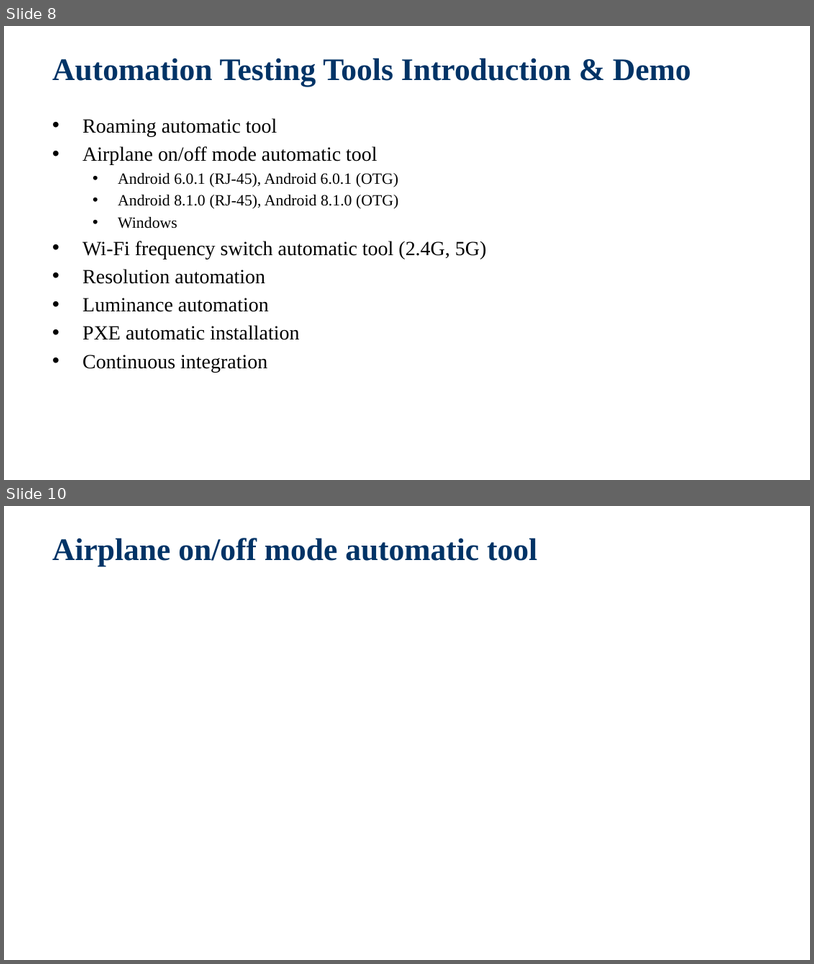
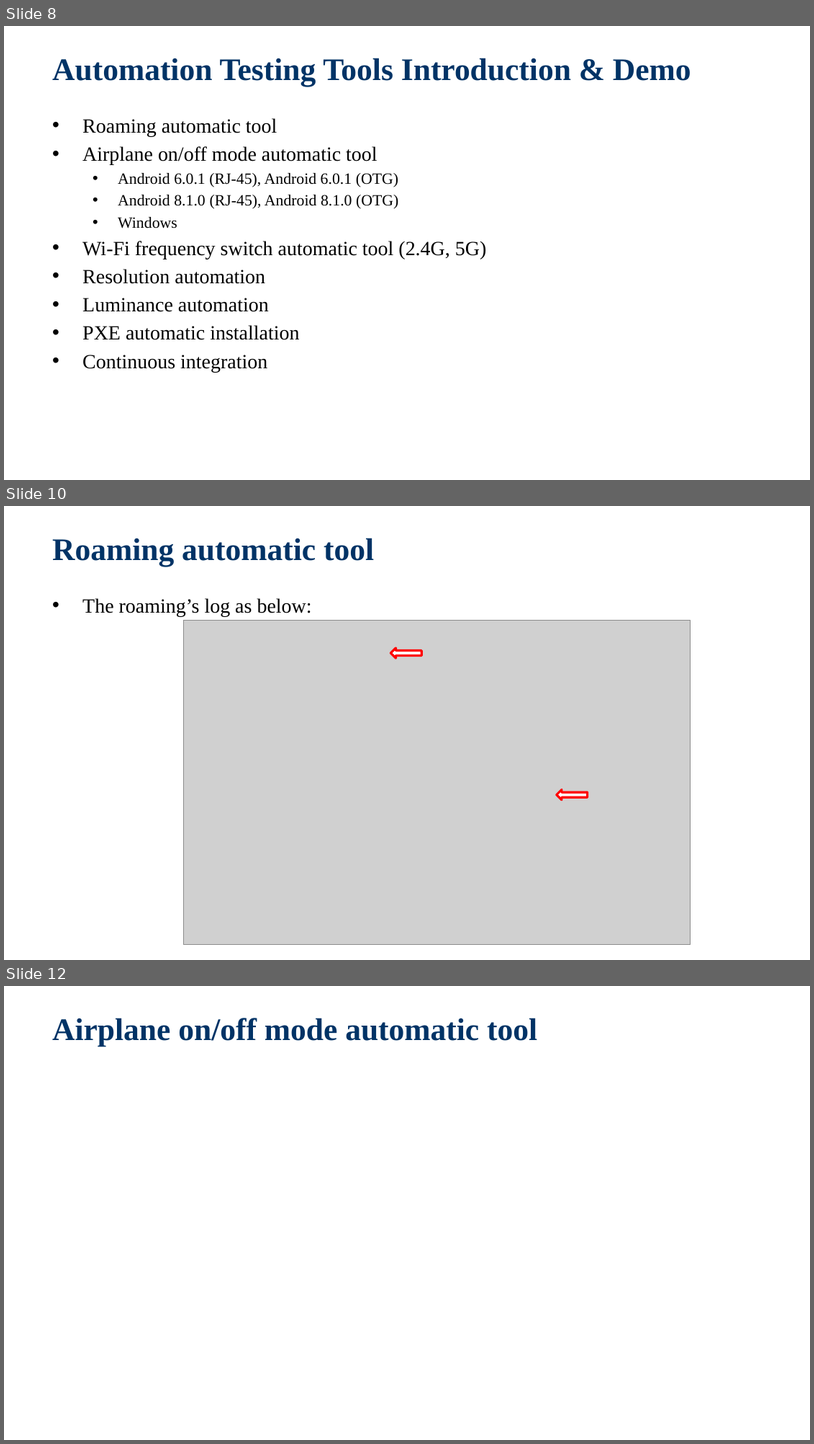
Before and after one commit to jackiejay888/automation, a slide deck: kpi/Test Automation_Demo.pptx. Shown one above the other, each under a label of ours: slides 8 and 10 before the commit, slides 8, 10 and 12 after it; the slides between them are not shown. The pictures are 814x964 and 814x1444 pixels, drawn with LibreOffice and Linux fonts; fonts in the diff are those of the drawing; grey boxes stand for pictures; background and template pictures are left out. Boxes give left, top, right and bottom in pixels: in the first picture for what was removed or moved away, otherwise in the second. Text is boxed around its words. In the diff, an @@ line names an element or a change of style, - is before the commit and + after.

```diff
--- a/kpi/Test Automation_Demo.pptx
+++ b/kpi/Test Automation_Demo.pptx
@@ slide 10 added at (4, 506, 810, 960), background picture (left out) @@
@@ title added at (52, 538, 374, 566), 28 pt, text #003366, bold @@
+Roaming automatic tool
@@ text added at (82, 598, 312, 616), 18 pt, text #000000 @@
+• The roaming’s log as below:
@@ picture added at (184, 620, 691, 944) @@
@@ right arrow added at (391, 648, 422, 659), fill #FFFFFF, outline #FF0000 2 pt @@
@@ right arrow added at (557, 789, 588, 800), fill #FFFFFF, outline #FF0000 2 pt @@
@@ what was slide 10 is now slide 12 @@
```
Also in this commit, not shown: 1 slide changed, 1 other slide added, 2 other files.
